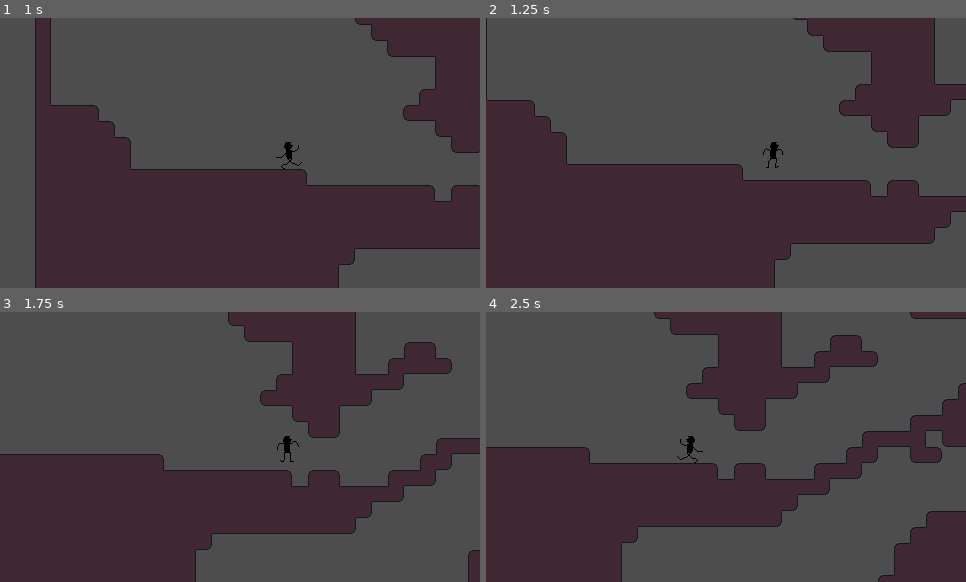
Above: before the commit, frames 1-4 (two rows, left to right).
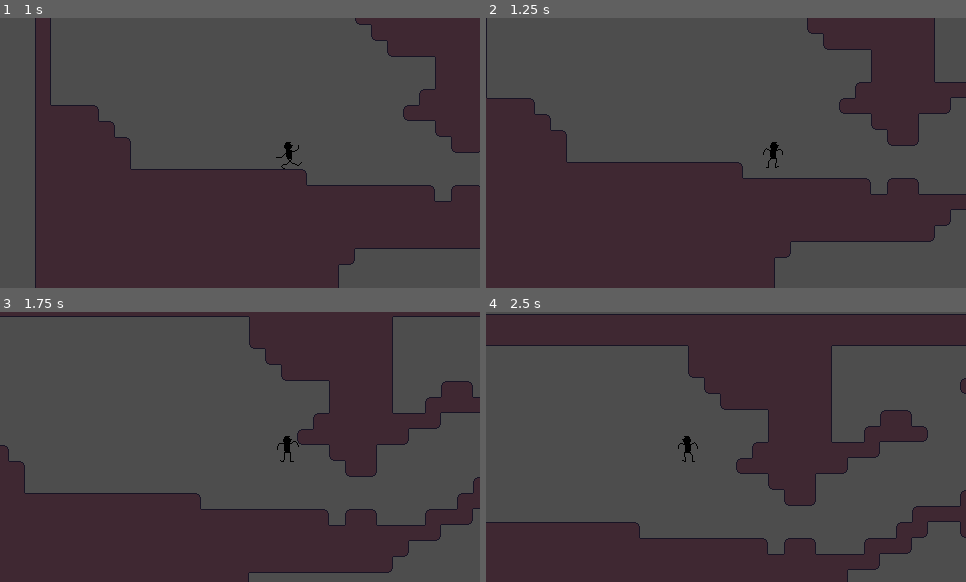
Above: after the commit, the same moments.

Repository: PotatoGameDev/knigth
Game: Godot game, scene res://logic/main.tscn
The game is run twice, just before and just after one commit, with the same random seed, the same clock (stepped at 60 frames per second) and the same inputs.
Inputs:
- Up to frame 1 (1 s): hold D (right) from 0.53 s (still down); hold W (jump) from 0.53 s (still down)
- Up to frame 2 (1.25 s): keep holding D (right); keep holding W (jump)
- Up to frame 3 (1.75 s): keep holding D (right); release W (jump) at 1.28 s; tap W (jump) at 1.35, 1.52 s
- Up to frame 4 (2.5 s): tap W (jump) at 1.82 s; release D (right) at 2.03 s; hold A (left) from 2.03 s (still down); hold W (jump) from 2.03 s (still down)

Frame 1 is identical in both runs. In frame 2, 2.2% of the frame differs, in the area x 0-100%, y 0-90%; in frame 3, 33%; in frame 4, 47%, in the area x 0-100%, y 0-100%.

Commit message:
Added jump slip when hitting ceiling

Diff:
--- a/logic/knight.gd
+++ b/logic/knight.gd
@@ -20,6 +20,11 @@
 var movement = 0.0
 
 @onready var animation = $Animation
+
+@onready var jumpRayLeftOuter: RayCast2D = $JumpSlipRays/RayLeftOuter
+@onready var jumpRayLeftInner: RayCast2D = $JumpSlipRays/RayLeftInner
+@onready var jumpRayRightOuter: RayCast2D = $JumpSlipRays/RayRightOuter
+@onready var jumpRayRightInner: RayCast2D = $JumpSlipRays/RayRightInner
 
 @onready var running_state: RunningState =  $States/Running
 @onready var idle_state: IdleState = $States/Idle
--- a/logic/main.tscn
+++ b/logic/main.tscn
@@ -109,15 +109,14 @@
 0:3/0/terrains_peering_bit/right_side = 0
 
 [sub_resource type="TileSet" id="TileSet_1xl4a"]
-physics_layer_0/collision_layer = 1
-physics_layer_0/collision_mask = 128
+physics_layer_0/collision_layer = 128
 terrain_set_0/mode = 2
 terrain_set_0/terrain_0/name = "Terrain 0"
 terrain_set_0/terrain_0/color = Color(0.5, 0.34375, 0.25, 1)
 sources/0 = SubResource("TileSetAtlasSource_khjfu")
 
 [sub_resource type="RectangleShape2D" id="RectangleShape2D_pnin5"]
-size = Vector2(26, 27)
+size = Vector2(18, 27)
 
 [sub_resource type="AtlasTexture" id="AtlasTexture_sblk5"]
 atlas = ExtResource("3_o8x73")
@@ -207,12 +206,12 @@
 
 [node name="Knight" type="CharacterBody2D" parent="."]
 position = Vector2(134, 28)
+collision_mask = 128
 script = ExtResource("3_hpcr4")
 jump_force = 300.0
-metadata/_edit_group_ = true
 
 [node name="CollitionShape" type="CollisionShape2D" parent="Knight"]
-position = Vector2(1, 2.5)
+position = Vector2(0, 2.5)
 shape = SubResource("RectangleShape2D_pnin5")
 
 [node name="Animation" type="AnimatedSprite2D" parent="Knight"]
@@ -237,3 +236,29 @@
 [node name="Camera2D" type="Camera2D" parent="Knight"]
 limit_smoothed = true
 drag_horizontal_enabled = true
+
+[node name="JumpSlipRays" type="Node2D" parent="Knight"]
+
+[node name="RayLeftOuter" type="RayCast2D" parent="Knight/JumpSlipRays"]
+position = Vector2(-12, -10)
+target_position = Vector2(0, -10)
+collision_mask = 128
+collide_with_areas = true
+
+[node name="RayLeftInner" type="RayCast2D" parent="Knight/JumpSlipRays"]
+position = Vector2(-4, -10)
+target_position = Vector2(0, -10)
+collision_mask = 128
+collide_with_areas = true
+
+[node name="RayRightInner" type="RayCast2D" parent="Knight/JumpSlipRays"]
+position = Vector2(3, -10)
+target_position = Vector2(0, -10)
+collision_mask = 128
+collide_with_areas = true
+
+[node name="RayRightOuter" type="RayCast2D" parent="Knight/JumpSlipRays"]
+position = Vector2(11, -10)
+target_position = Vector2(0, -10)
+collision_mask = 128
+collide_with_areas = true
--- a/logic/player_jumping_state.gd
+++ b/logic/player_jumping_state.gd
@@ -22,7 +22,17 @@
 	if ownr.velocity.y > ownr.max_fall_speed:
 		ownr.velocity.y = ownr.max_fall_speed
 
+	# Horizontal User Control
 	ownr.velocity.x = ownr.movement * ownr.speed
+
+	# Jump Slip
+	if ownr.jumpRayLeftOuter.is_colliding() and not ownr.jumpRayLeftInner.is_colliding():
+		print("Jump Slip Right")
+		ownr.velocity.x += ownr.speed
+	elif ownr.jumpRayRightOuter.is_colliding() and not ownr.jumpRayRightInner.is_colliding():
+		print("Jump Slip Left")
+		ownr.velocity.x -= ownr.speed
+
 
 func handle_input(ownr: Knight) -> void:
 	if ownr.movement != 0:
@@ -33,6 +43,5 @@
 	if !Input.is_action_pressed("jump"):
 		ownr.change_state(ownr.falling_state)
 
-
 func exit(_ownr) -> void:
 	pass
--- a/logic/state.gd
+++ /dev/null
@@ -1,14 +0,0 @@
-extends Node
-class_name state
-
-func enter(owner) -> void:
-	pass
-
-func exit(owner) -> void:
-	pass
-
-func handle_input(owner, event) -> void:
-	pass
-
-func update(owner, delta) -> void:
-	pass
